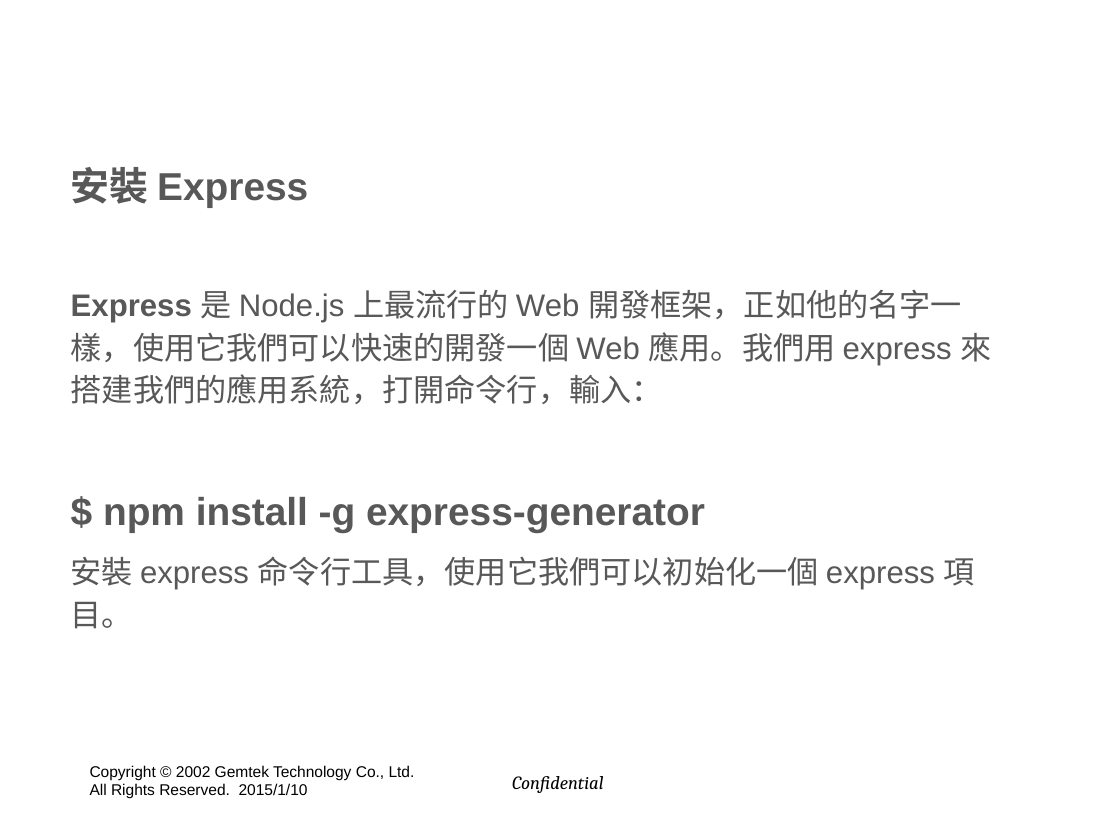
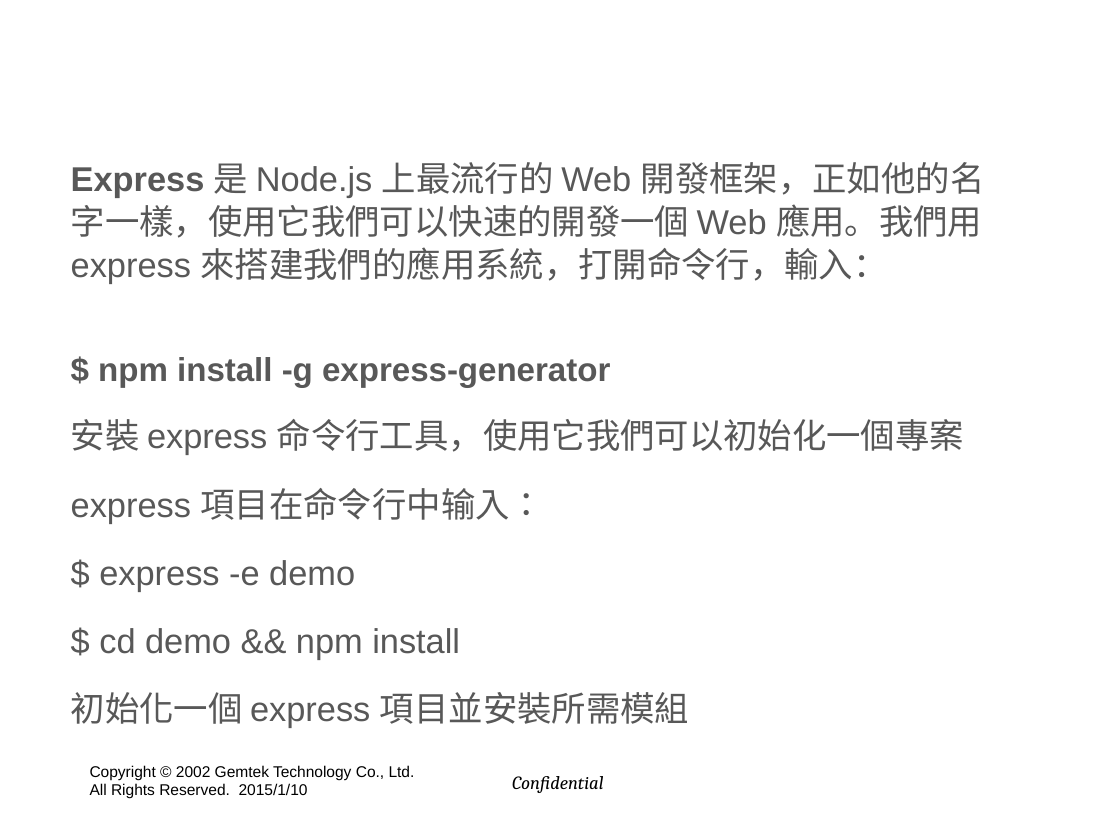
Before and after one commit to hyper570908/nodeDemo, a slide deck: slide 15 of doc/GIot_Session(win7).pptx. Drawn at 1120x840 pixels with LibreOffice and Linux fonts; fonts in the diff are those of the drawing; background and template pictures are left out. Boxes give left, top, right and bottom in pixels: in the first picture for what was removed or moved away, otherwise in the second. Text is boxed around its words. In the diff, an @@ line names an element or a change of style, - is before the commit and + after.

```diff
--- a/doc/GIot_Session(win7).pptx
+++ b/doc/GIot_Session(win7).pptx
@@ text at <box>71,167,308,207</box>: paragraph removed @@
-安裝 Express
@@ text at <box>71,162,985,387</box>: size 20 to 22.1 pt in "Express 是 Node.js 上最流行的 Web 開發框架，正如他的名字一樣，使用它我們可以快速的開發一個 Web ..."; size 25 to 21.2 pt in "$ npm install -g express-generator"; line spacing 1.15 to 1.05 @@
@@ text at <box>71,419,964,728</box>: text changed; size 20 to 22.1 pt @@
-安裝 express 命令行工具，使用它我們可以初始化一個 express 項目。
+安裝 express 命令行工具，使用它我們可以初始化一個專案
+express 項目在命令行中输入：
+$ express -e demo
+$ cd demo && npm install
+初始化一個 express 項目並安裝所需模組
```
Also in this commit, not shown: 16 other slides changed, 9 slides added, 4 slides removed, 27 other files.
